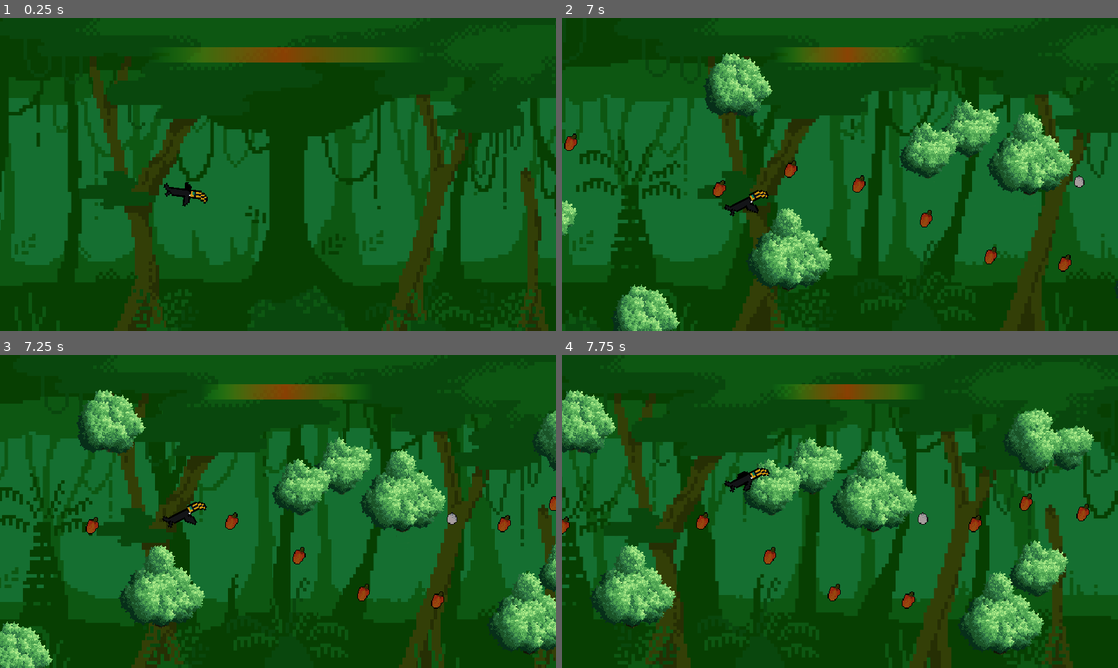
Above: before the commit, frames 1-4 (two rows, left to right).
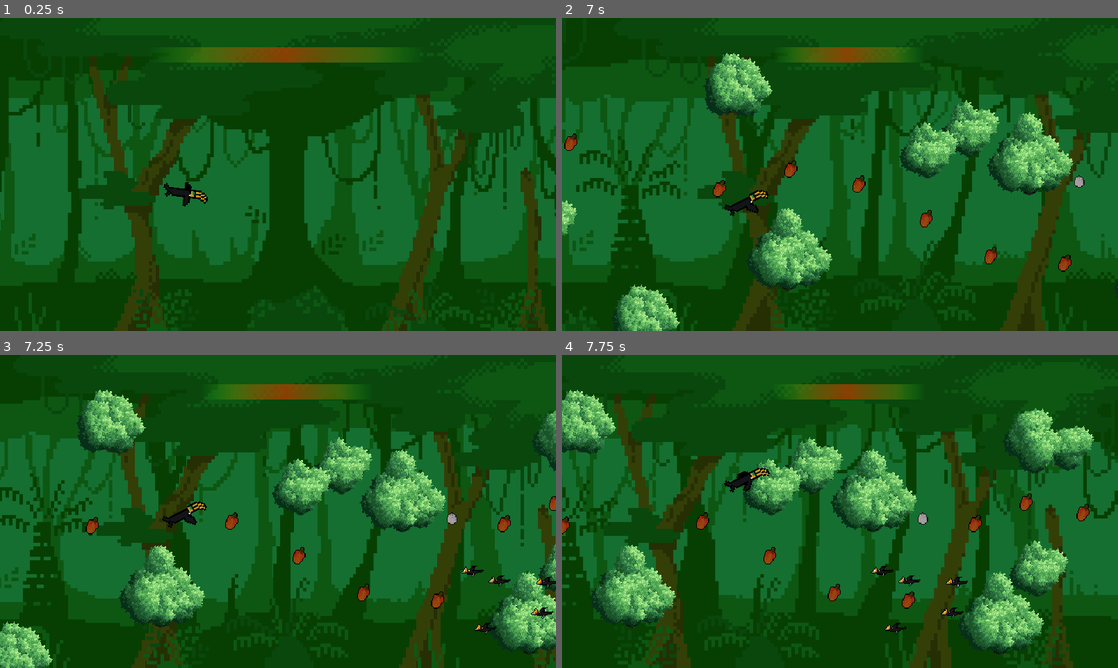
Above: after the commit, the same moments.

Repository: FaunaPolaris/birdGameJam
Game: Godot game, scene res://scenes/world.tscn
Same seed, same stepped clock (60 frames per second), same inputs: the game is played once before the commit and once after it.
Inputs:
- Up to frame 1 (0.25 s): no input
- Up to frame 2 (7 s): hold Up (ui_up) 0.53-1.28 s; hold Down (ui_down) 1.28-2.03 s; hold Up (ui_up) 2.03-3.53 s; hold Down (ui_down) 3.53-5.78 s; hold Up (ui_up) from 5.78 s (still down)
- Up to frame 3 (7.25 s): keep holding Up (ui_up)
- Up to frame 4 (7.75 s): keep holding Up (ui_up)

Frames 1-2 are identical in both runs. In frame 3, 0.3% of the frame differs, in the area x 82-100%, y 67-90%; in frame 4, 0.3%.

Commit message:
+ pica-pau animation change in pica-pau range and procedural generation

Diff:
--- a/scenes/Colectables/ovo.gd
+++ b/scenes/Colectables/ovo.gd
@@ -7,10 +7,16 @@
 	if self.has_overlapping_bodies():
 		if 		get_parent().get_parent().get_parent().get_node("Player").hunger < 10:
 			get_parent().get_parent().get_parent().get_node("Player").hunger += 3
-		var defensors : int = abs(randf_range(0, 5))
+		var defensors : int = randi_range(4, 8)
 		for enemy in defensors:
 			var instance = bird.instantiate()
-			instance.position.x = get_parent().get_parent().get_parent().get_node("Player").position.x + 2040 + randf_range(0, 3600)
-			instance.position.y = randf_range(56, 1024)
+			instance.position.x = get_parent().get_parent().get_parent().get_node("Player").position.x + 2040 + randf_range(0, 512)
+			var playerY = get_parent().get_parent().get_parent().get_node("Player").position.y
+			if playerY - 128 < 56:
+				instance.position.y = randf_range(56, 312)
+			elif playerY + 128 > 1024:
+				instance.position.y = randf_range(768, 1024)
+			else:
+				instance.position.y = randf_range(playerY - 128, playerY + 128)
 			get_parent().get_parent().get_parent().add_child(instance)
 		get_parent().queue_free()
--- a/scenes/PicaPau.tscn
+++ b/scenes/PicaPau.tscn
@@ -1,21 +1,57 @@
-[gd_scene load_steps=4 format=3 uid="uid://cixgpx7ka2n00"]
+[gd_scene load_steps=8 format=3 uid="uid://cixgpx7ka2n00"]
 
 [ext_resource type="Script" path="res://scenes/PicaPau.gd" id="1_0qsyi"]
 [ext_resource type="Texture2D" uid="uid://b3ucnf881hjfq" path="res://assets/picaPauAmarelo.png" id="1_6gfa4"]
 
 [sub_resource type="RectangleShape2D" id="RectangleShape2D_ov57k"]
-size = Vector2(78, 35)
+size = Vector2(73, 35)
+
+[sub_resource type="AtlasTexture" id="AtlasTexture_fxrtc"]
+atlas = ExtResource("1_6gfa4")
+region = Rect2(64, 0, 32, 32)
+
+[sub_resource type="AtlasTexture" id="AtlasTexture_0hrwx"]
+atlas = ExtResource("1_6gfa4")
+region = Rect2(32, 0, 32, 32)
+
+[sub_resource type="AtlasTexture" id="AtlasTexture_bwik0"]
+atlas = ExtResource("1_6gfa4")
+region = Rect2(0, 0, 32, 32)
+
+[sub_resource type="SpriteFrames" id="SpriteFrames_fxyuh"]
+animations = [{
+"frames": [{
+"duration": 1.0,
+"texture": SubResource("AtlasTexture_fxrtc")
+}, {
+"duration": 1.0,
+"texture": SubResource("AtlasTexture_0hrwx")
+}, {
+"duration": 1.0,
+"texture": SubResource("AtlasTexture_bwik0")
+}],
+"loop": true,
+"name": &"default",
+"speed": 15.0
+}]
 
 [node name="Node2D" type="Node2D"]
+texture_filter = 1
+scale = Vector2(3, 3)
 script = ExtResource("1_0qsyi")
 
 [node name="Area2D" type="Area2D" parent="."]
 
 [node name="CollisionShape2D" type="CollisionShape2D" parent="Area2D"]
-position = Vector2(-1, -0.5)
+position = Vector2(1.5, -0.5)
 shape = SubResource("RectangleShape2D_ov57k")
 
+[node name="AnimatedSprite2D" type="AnimatedSprite2D" parent="."]
+sprite_frames = SubResource("SpriteFrames_fxyuh")
+frame_progress = 0.245299
+
 [node name="Sprite2D" type="Sprite2D" parent="."]
+visible = false
 texture_filter = 1
 scale = Vector2(3, 3)
 texture = ExtResource("1_6gfa4")
Binary file changed: assets/picaPauAmarelo.png
